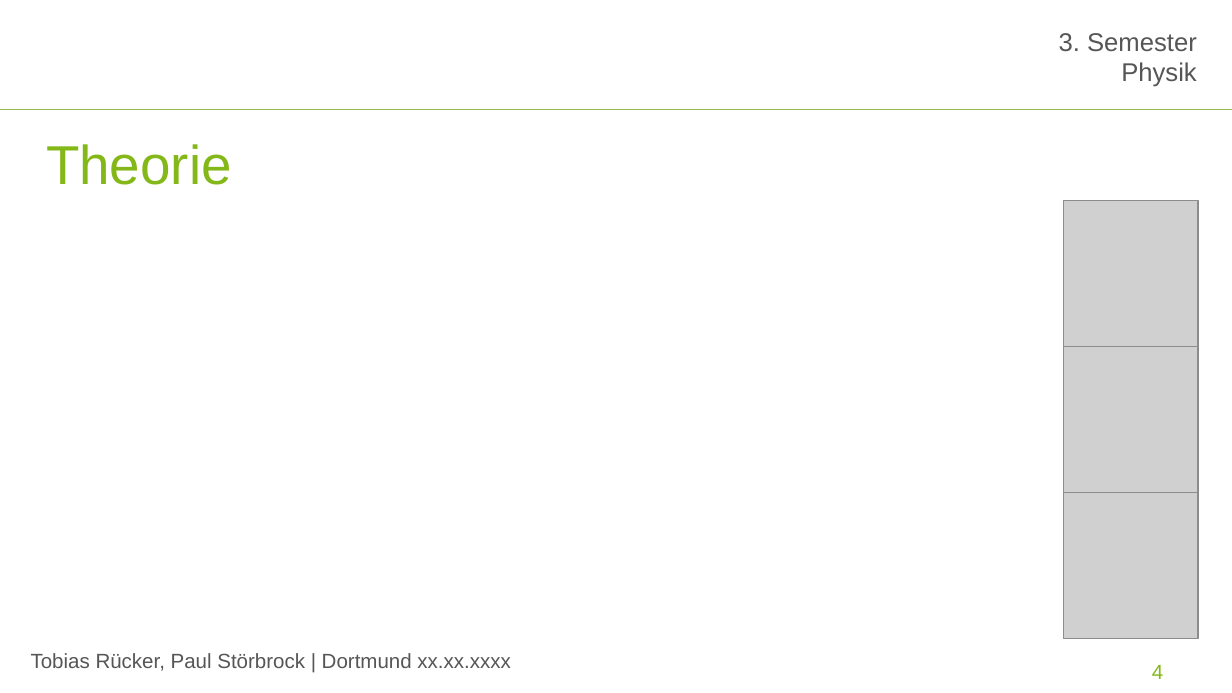
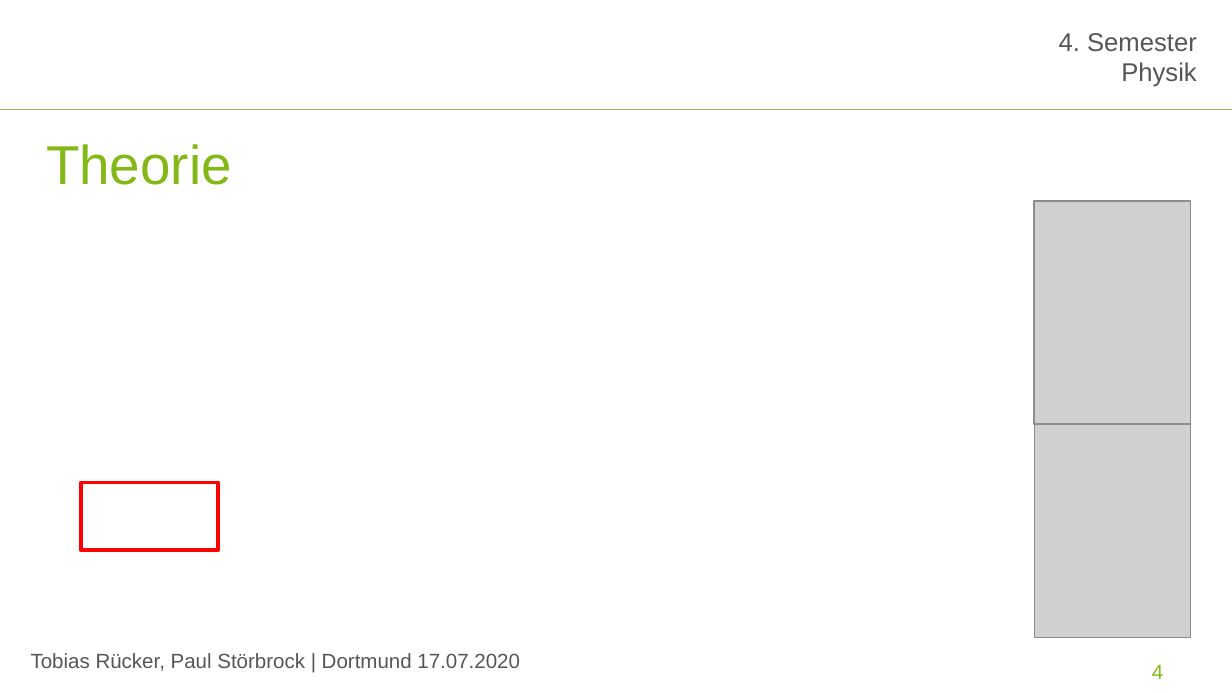
Before and after one commit to paul-stoerbrock/Praktikum, a slide deck: slide 4 of SV/SV_Millikan.pptx. Drawn at 1232x693 pixels with LibreOffice and Linux fonts; fonts in the diff are those of the drawing; grey boxes stand for pictures; background and template pictures are left out. Boxes give left, top, right and bottom in pixels: in the first picture for what was removed or moved away, otherwise in the second. Text is boxed around its words. In the diff, an @@ line names an element or a change of style, - is before the commit and + after.

```diff
--- a/SV/SV_Millikan.pptx
+++ b/SV/SV_Millikan.pptx
@@ text at [1059,33,1197,52]: text changed @@
-3. Semester
+4. Semester
@@ picture: place and size @@
-picture at [1063,201,1198,346]
+picture at [1034,201,1190,424]
@@ picture removed at [1063,346,1198,492] @@
@@ picture: place and size @@
-picture at [1063,493,1198,638]
+picture at [1034,424,1190,637]
@@ rectangle added at [81,482,218,549], outline #FF0000 2 pt @@
@@ text at [31,653,520,671]: text changed @@
-Tobias Rücker, Paul Störbrock | Dortmund xx.xx.xxxx
+Tobias Rücker, Paul Störbrock | Dortmund 17.07.2020
```
Also in this commit, not shown: 6 other slides changed, 5 slides added, 1 slide removed.
